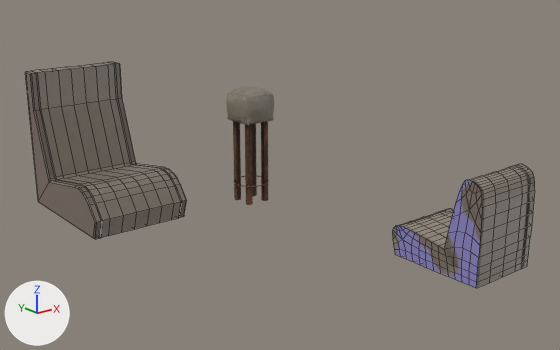
A saved change to the Blender file blend/SwitchBL8_Props_tables_chairs/SwitchBL8_Props_tables_chairs.blend.
Camera for both pictures: a camera (50 mm lens) standing at (-8.92, -4.52, 2.35) and looking at (-5.21, 0.12, 0.49). The axes (+X, +Y, +Z) are drawn at lower left. The lights are the same throughout. Mesh edges are drawn as thin lines on the coarser meshes.

Objects in the first picture: 'Bar Stool', 'Chair', 'Chair small'.
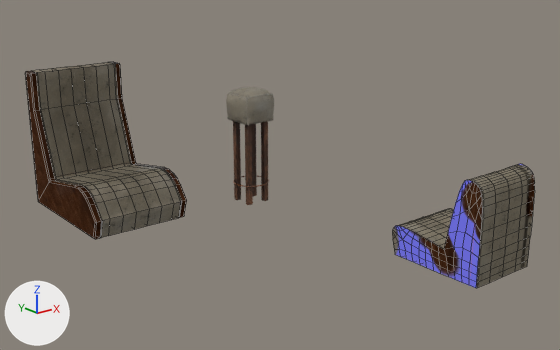
Pixel boxes (x1, y1, x2, y2) of what changed, in the pictures (560 x 350 px):
'Chair', surface changed (grey to brown)
    both: (26, 62, 187, 239)
'Chair small', surface changed
    both: (393, 164, 535, 288)

What changed in the scene script:
```text
Add img_blenderisland_props_tables_chairs_low_chair_wear:
    img_blenderisland_props_tables_chairs_low_chair_wear = load_image('blenderisland_Props_tables_chairs_low_chair_wear', 'Textures/blenderisland_Props_tables_chairs_low_chair_wear.png', 1024, 1024, 'sRGB')
Add img_blenderisland_props_tables_chairs_low_chair_specular:
    img_blenderisland_props_tables_chairs_low_chair_specular = load_image('blenderisland_Props_tables_chairs_low_chair_specular', 'Textures/blenderisland_Props_tables_chairs_low_chair_specular.png', 1024, 1024, 'sRGB')
Add img_blenderisland_props_tables_chairs_low_chair_dirt_mark:
    img_blenderisland_props_tables_chairs_low_chair_dirt_mark = load_image('blenderisland_Props_tables_chairs_low_chair_dirt_mark', 'Textures/blenderisland_Props_tables_chairs_low_chair_dirt_mark.png', 1024, 1024, 'sRGB')
Change mat_blenderisland_low_chair:
    add n9 = _N.new('ShaderNodeTexImage'); n9.name = 'Image Texture.002'
    add n9.image = img_blenderisland_props_tables_chairs_low_chair_specular
    add n10 = _N.new('ShaderNodeInvert'); n10.name = 'Invert'
    add n11 = _N.new('ShaderNodeTexImage'); n11.name = 'Image Texture.003'
    add n11.image = img_blenderisland_props_tables_chairs_low_chair_dirt_mark
    add n12 = _N.new('ShaderNodeTexImage'); n12.name = 'Image Texture.004'
    add n12.image = img_blenderisland_props_tables_chairs_low_chair_wear
    where n0 = _N.new('ShaderNodeBsdfPrincipled'); n0.name = 'Principled BSDF'
    where n4 = _N.new('ShaderNodeMix'); n4.name = 'Mix'
    where n8 = _N.new('ShaderNodeMix'); n8.name = 'Mix.001'
    add _L.new(n9.outputs[0], n0.inputs[13])  # 'Color' to 'Specular IOR Level'
    add _L.new(n9.outputs[0], n10.inputs[0])  # 'Color' to 'Factor'
    add _L.new(n10.outputs[0], n0.inputs[2])  # 'Color' to 'Roughness'
    add _L.new(n11.outputs[0], n4.inputs[0])  # 'Color' to 'Factor'
    add _L.new(n12.outputs[0], n8.inputs[0])  # 'Color' to 'Factor'
```
